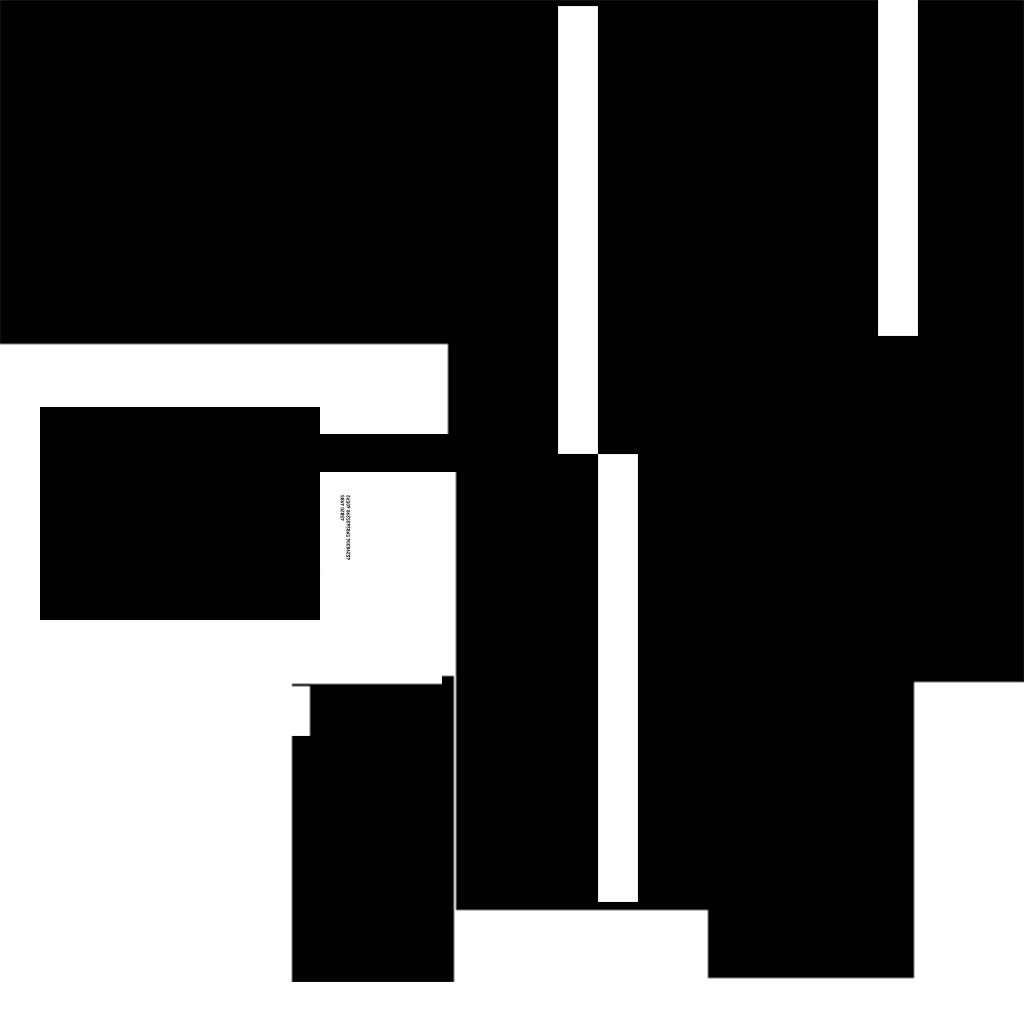
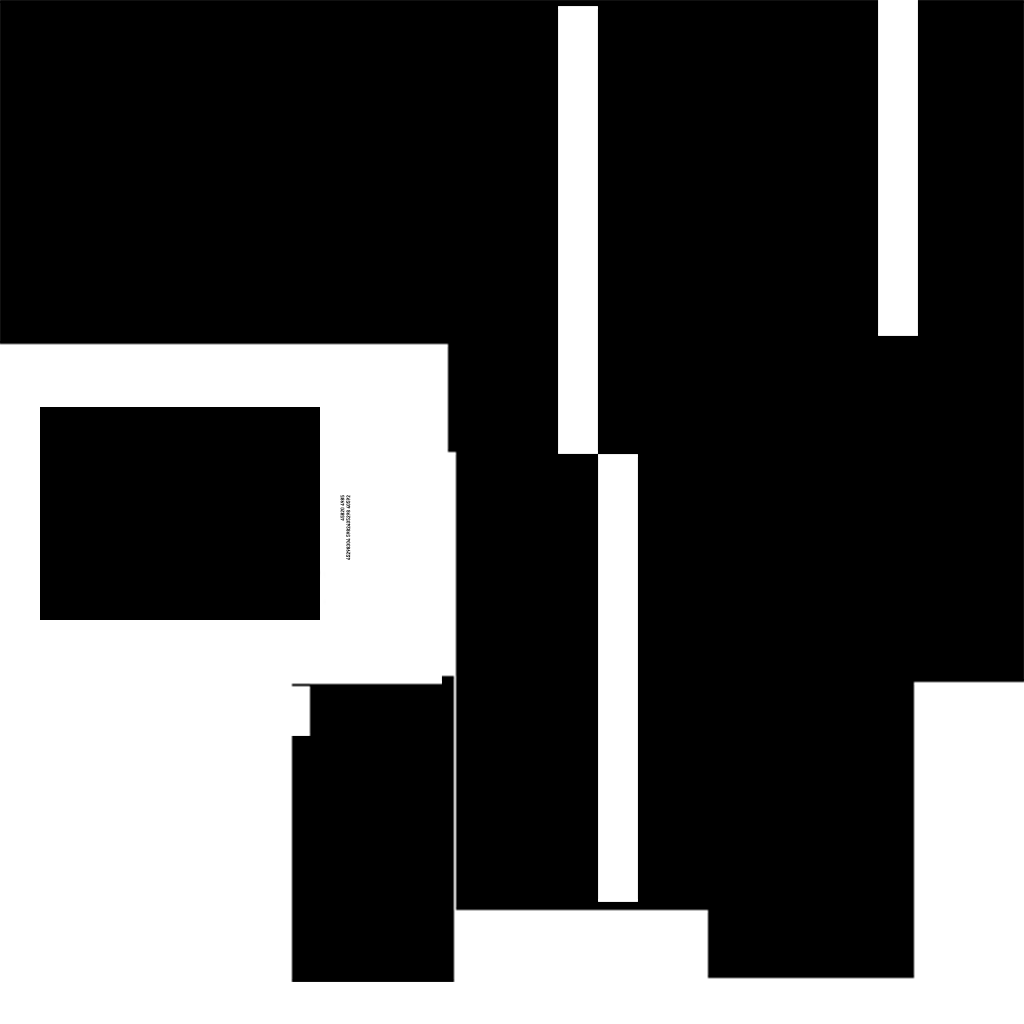
Layer changes from the first (1024, 1024) image to the second:
painted on "Layer 8" over 320, 434, 457, 472
